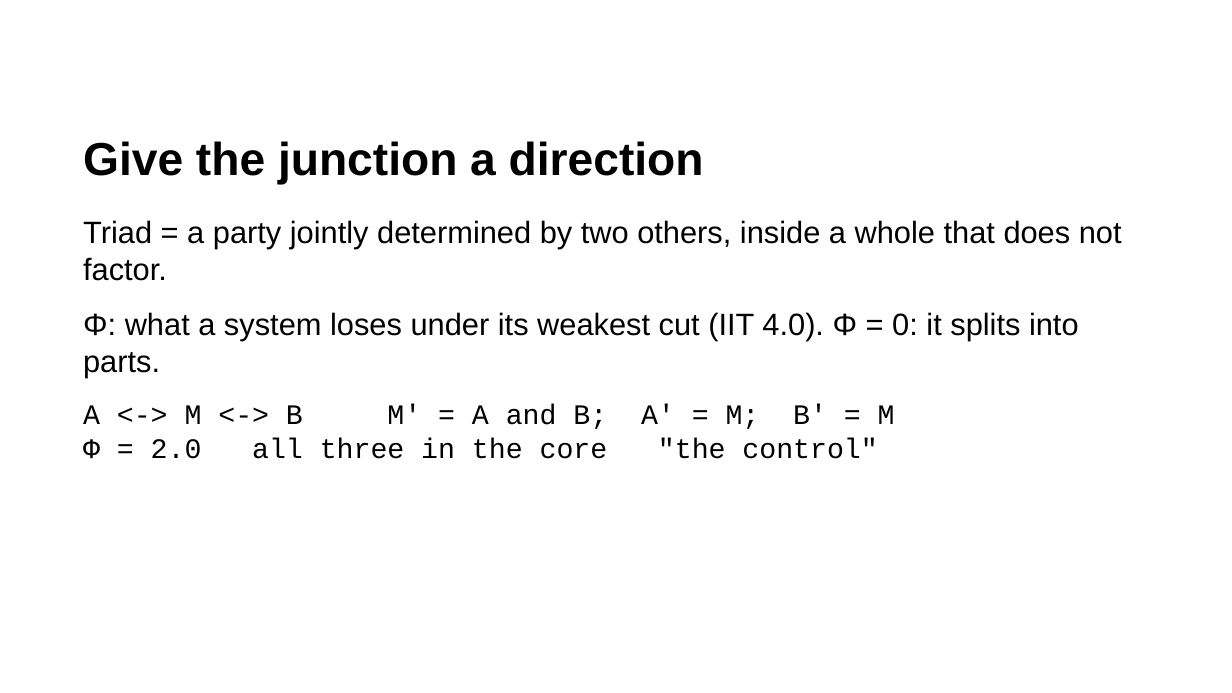
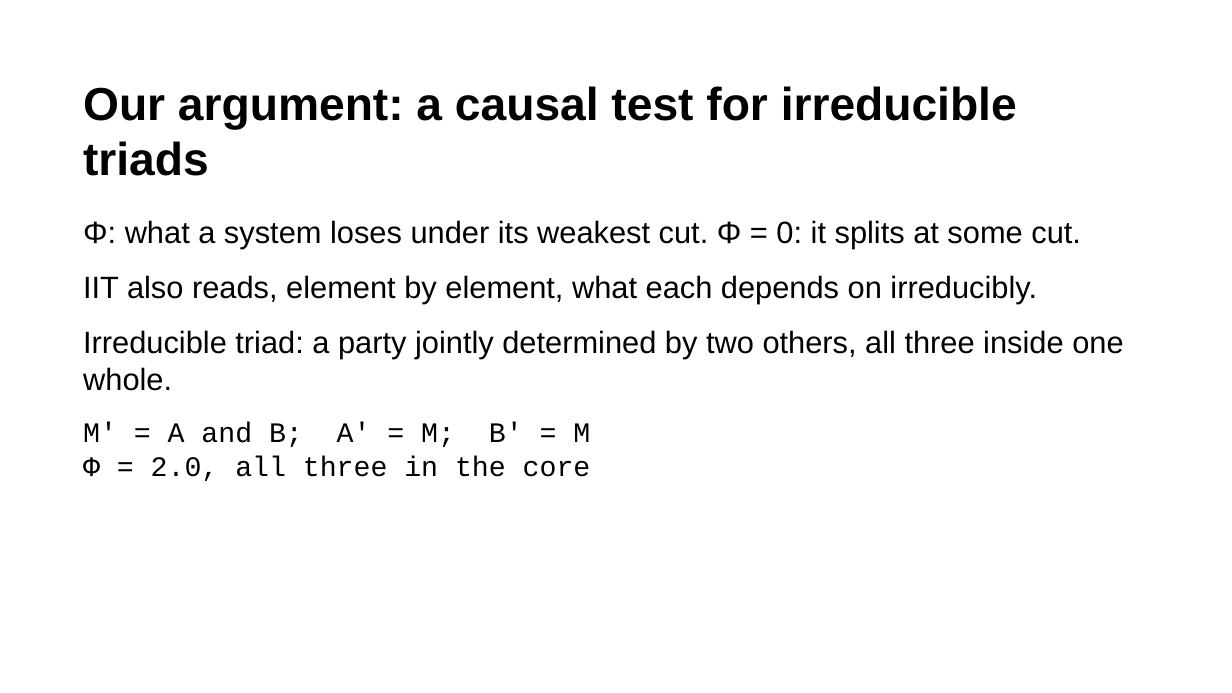
Before and after one commit to rogerSuperBuilderAlpha/algorithmacy-lab, a slide deck: slide 16 of submissions/triadic_reduction/talk/deck.pptx (slide 12 before the commit). Drawn at 1232x693 pixels with LibreOffice and Linux fonts; fonts in the diff are those of the drawing. Boxes give left, top, right and bottom in pixels: in the first picture for what was removed or moved away, otherwise in the second. Text is boxed around its words. In the diff, an @@ line names an element or a change of style, - is before the commit and + after.

```diff
--- a/submissions/triadic_reduction/talk/deck.pptx
+++ b/submissions/triadic_reduction/talk/deck.pptx
@@ text at (83,86,1017,176): text changed @@
-Give the junction a direction
+Our argument: a causal test for irreducible triads
@@ text at (83,220,1123,481): text changed @@
-Triad = a party jointly determined by two others, inside a whole that does not factor.
-Φ: what a system loses under its weakest cut (IIT 4.0). Φ = 0: it splits into parts.
-A <-> M <-> B M' = A and B; A' = M; B' = M
-Φ = 2.0 all three in the core "the control"
+Φ: what a system loses under its weakest cut. Φ = 0: it splits at some cut.
+IIT also reads, element by element, what each depends on irreducibly.
+Irreducible triad: a party jointly determined by two others, all three inside one whole.
+M' = A and B; A' = M; B' = M
+Φ = 2.0, all three in the core
```
Also in this commit, not shown: 10 other slides changed, 6 slides added, 4 slides removed, 5 other files.
